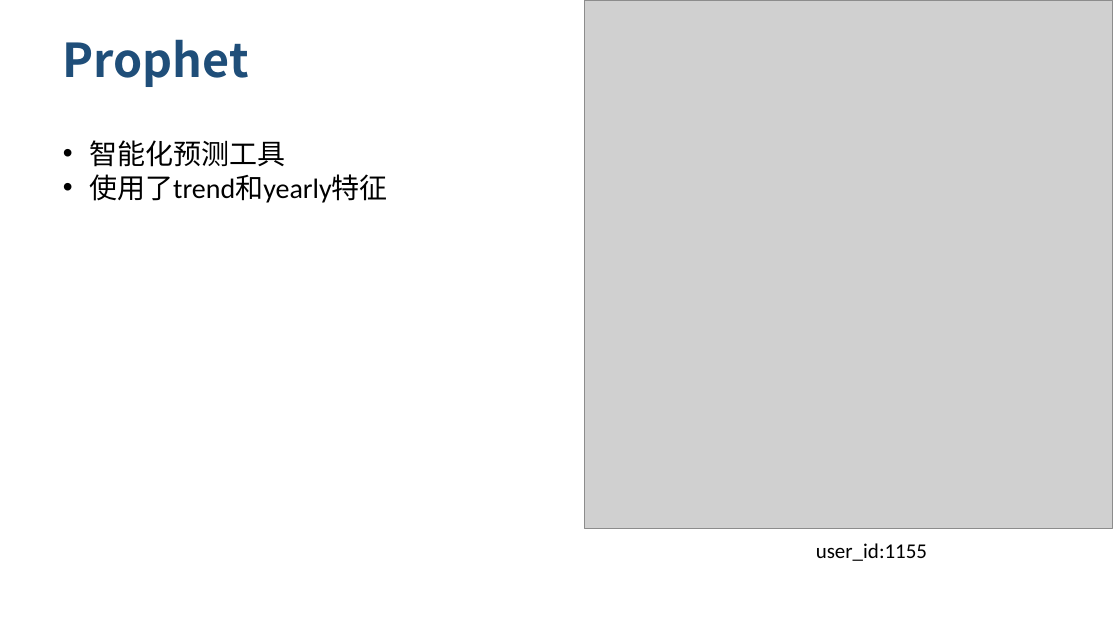
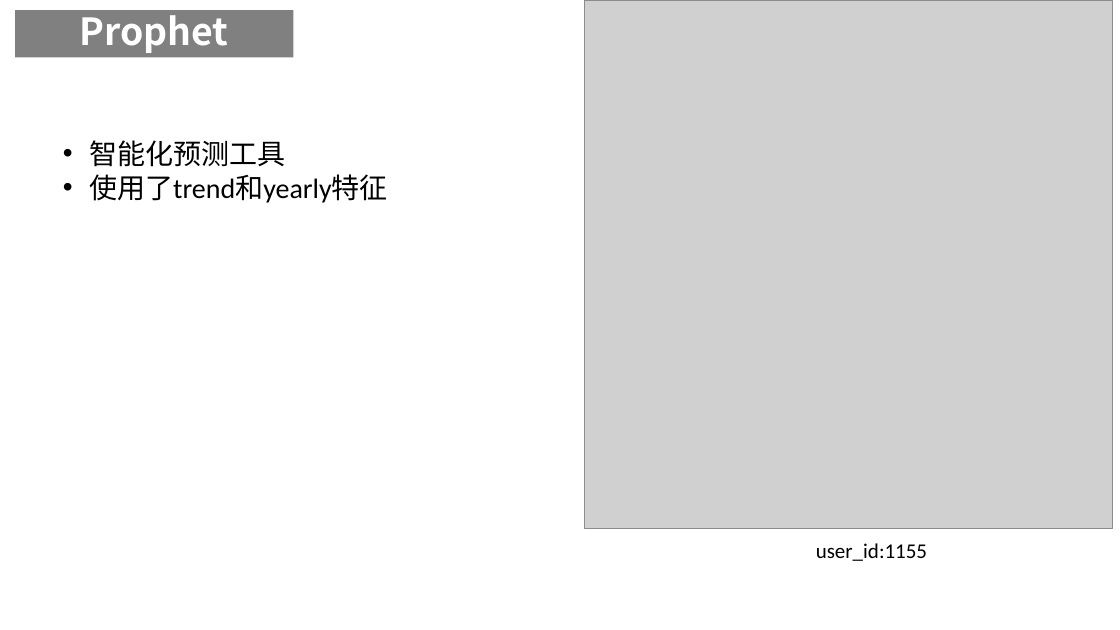
Before and after one commit to lvniqi/tianchi_power, a slide deck: slide 15 of presentation.pptx. Drawn at 1120x630 pixels with LibreOffice and Linux fonts; fonts in the diff are those of the drawing; grey boxes stand for pictures; background and template pictures are left out. Boxes give left, top, right and bottom in pixels: in the first picture for what was removed or moved away, otherwise in the second. Text is boxed around its words. In the diff, an @@ line names an element or a change of style, - is before the commit and + after.

Commit message:
[U] change the color

```diff
--- a/presentation.pptx
+++ b/presentation.pptx
@@ rectangle "Prophet" resized from (x1=63, y1=39, x2=249, y2=87) to (x1=15, y1=10, x2=293, y2=57) @@
@@ rectangle "Prophet" at (x1=15, y1=10, x2=293, y2=57): size 40 to 32 pt, text colour #1F4E79 to #FFFFFF; alignment left to centre; line spacing 1 to 0.9; vertical alignment top to middle; fill none to #808080 @@
```
Also in this commit, not shown: 23 other slides changed.
